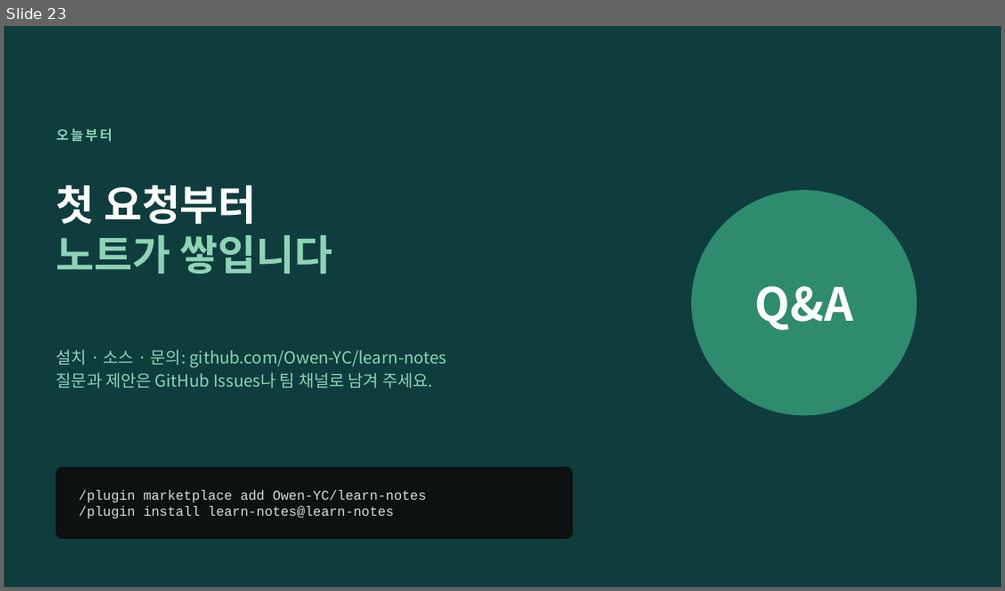
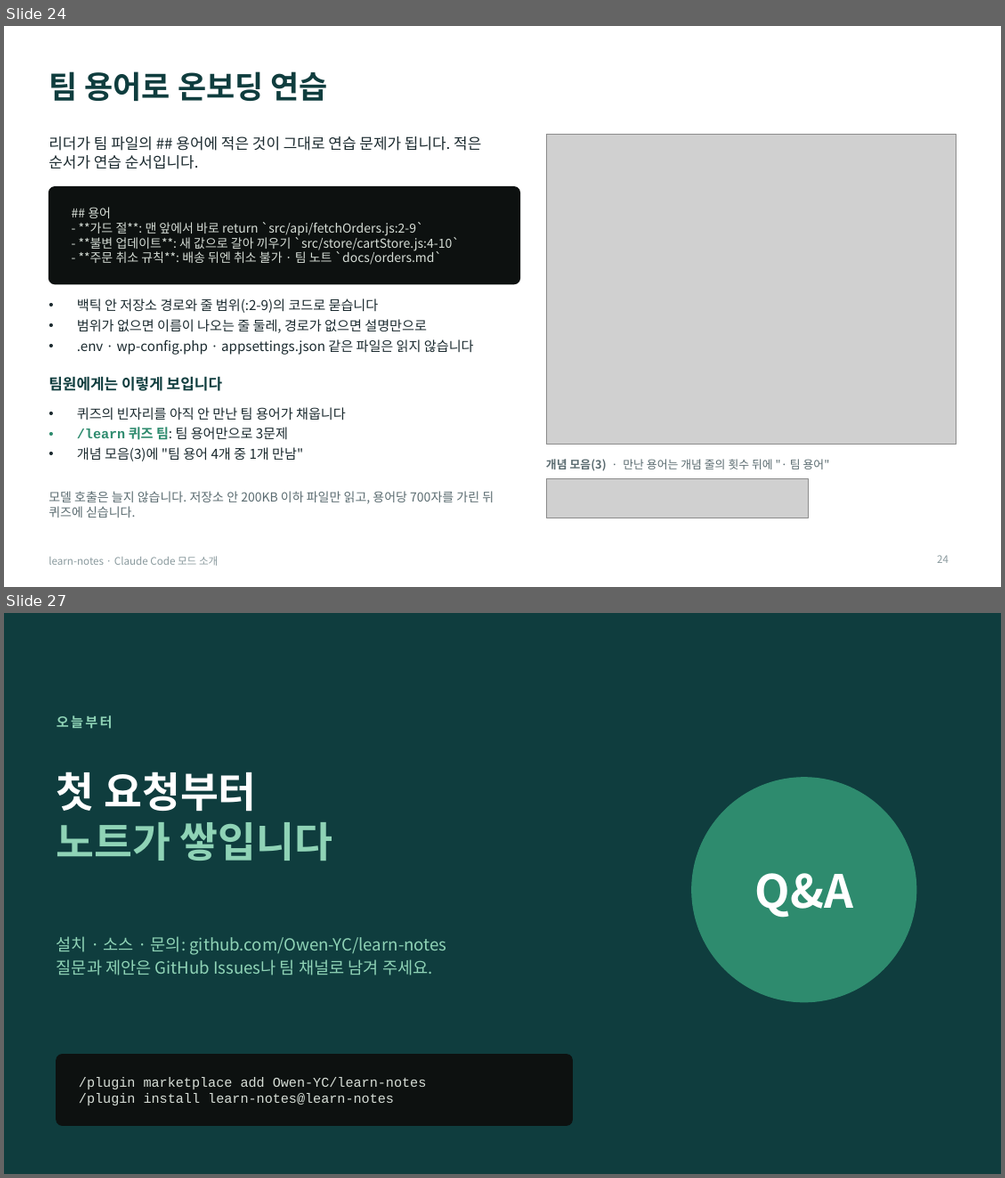
Before and after one commit to Owen-YC/learn-notes, a slide deck: docs/team/learn-notes-intro.pptx. Shown one above the other, each under a label of ours: slide 23 before the commit, slides 24 and 27 after it; the slides between them are not shown. The pictures are 1005x591 and 1005x1178 pixels, drawn with LibreOffice and Linux fonts; fonts in the diff are those of the drawing; grey boxes stand for pictures. Boxes give left, top, right and bottom in pixels: in the first picture for what was removed or moved away, otherwise in the second. Text is boxed around its words. In the diff, an @@ line names an element or a change of style, - is before the commit and + after.

```diff
--- a/docs/team/learn-notes-intro.pptx
+++ b/docs/team/learn-notes-intro.pptx
@@ slide 24 added at (x1=4, y1=26, x2=1001, y2=587), background #FFFFFF @@
@@ title added at (x1=48, y1=71, x2=328, y2=101), 30 pt, text #0F3D3E, bold @@
+팀 용어로 온보딩 연습
@@ text added at (x1=48, y1=136, x2=481, y2=169), 14.5 pt, text #1B2A2F @@
+리더가 팀 파일의 ## 용어에 적은 것이 그대로 연습 문제가 됩니다. 적은 순서가 연습 순서입니다.
@@ picture added at (x1=546, y1=135, x2=956, y2=444) @@
@@ rounded rectangle added at (x1=48, y1=187, x2=520, y2=284), fill #0D1110, outline #0D1110 1 pt @@
@@ text added at (x1=79, y1=207, x2=460, y2=265), 12 pt, text #D6DDD6 @@
+## 용어
+- **가드 절**: 맨 앞에서 바로 return `src/api/fetchOrders.js:2-9`
+- **불변 업데이트**: 새 값으로 갈아 끼우기 `src/store/cartStore.js:4-10`
+- **주문 취소 규칙**: 배송 뒤엔 취소 불가 · 팀 노트 `docs/orders.md`
@@ text added at (x1=77, y1=298, x2=474, y2=354), 13 pt, text #1B2A2F @@
+• 백틱 안 저장소 경로와 줄 범위(:2-9)의 코드로 묻습니다
+• 범위가 없으면 이름이 나오는 줄 둘레, 경로가 없으면 설명만으로
+• .env · wp-config.php · appsettings.json 같은 파일은 읽지 않습니다
@@ text added at (x1=48, y1=376, x2=222, y2=391), 14.5 pt, text #0F3D3E, bold @@
+팀원에게는 이렇게 보입니다
@@ text added at (x1=77, y1=407, x2=346, y2=461), 13 pt, text #1B2A2F @@
+• 퀴즈의 빈자리를 아직 안 만난 팀 용어가 채웁니다
+• /learn 퀴즈 팀: 팀 용어만으로 3문제
+• 개념 모음(3)에 "팀 용어 4개 중 1개 만남"
@@ text added at (x1=546, y1=459, x2=830, y2=471), 11 pt, text #5A6B70 @@
+개념 모음(3) · 만난 용어는 개념 줄의 횟수 뒤에 "· 팀 용어"
@@ picture added at (x1=546, y1=478, x2=809, y2=518) @@
@@ text added at (x1=48, y1=491, x2=494, y2=517), 12 pt, text #5A6B70 @@
+모델 호출은 늘지 않습니다. 저장소 안 200KB 이하 파일만 읽고, 용어당 700자를 가린 뒤 퀴즈에 싣습니다.
@@ text added at (x1=48, y1=556, x2=218, y2=565), 10 pt, text #8A9A9E @@
+learn-notes · Claude Code 모드 소개
@@ page number added at (x1=937, y1=555, x2=948, y2=563), 10 pt, text #8A9A9E @@
+24
@@ what was slide 23 is now slide 27 @@
```
Also in this commit, not shown: 17 slides changed, 3 other slides added, 21 other files.
